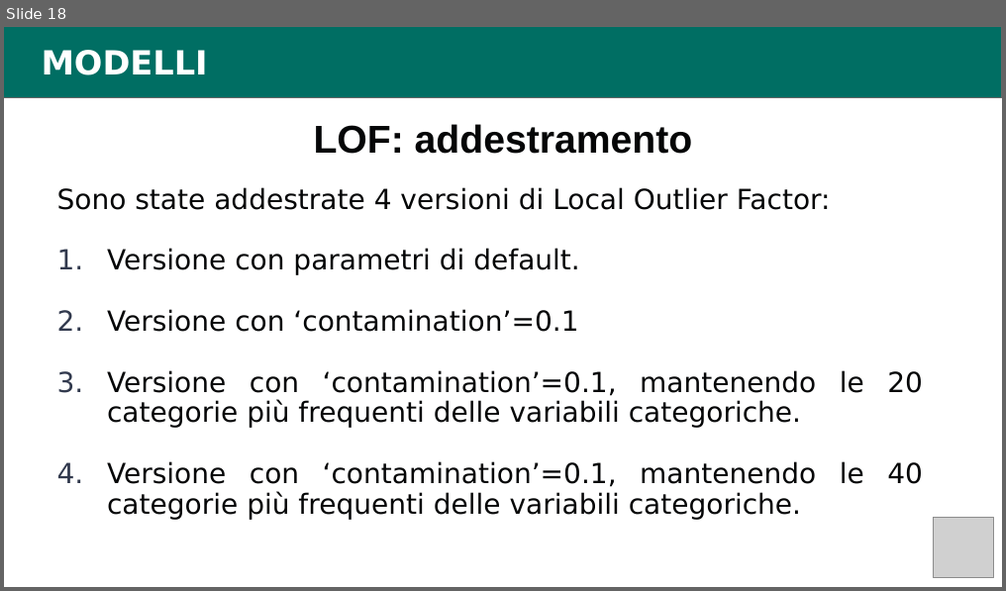
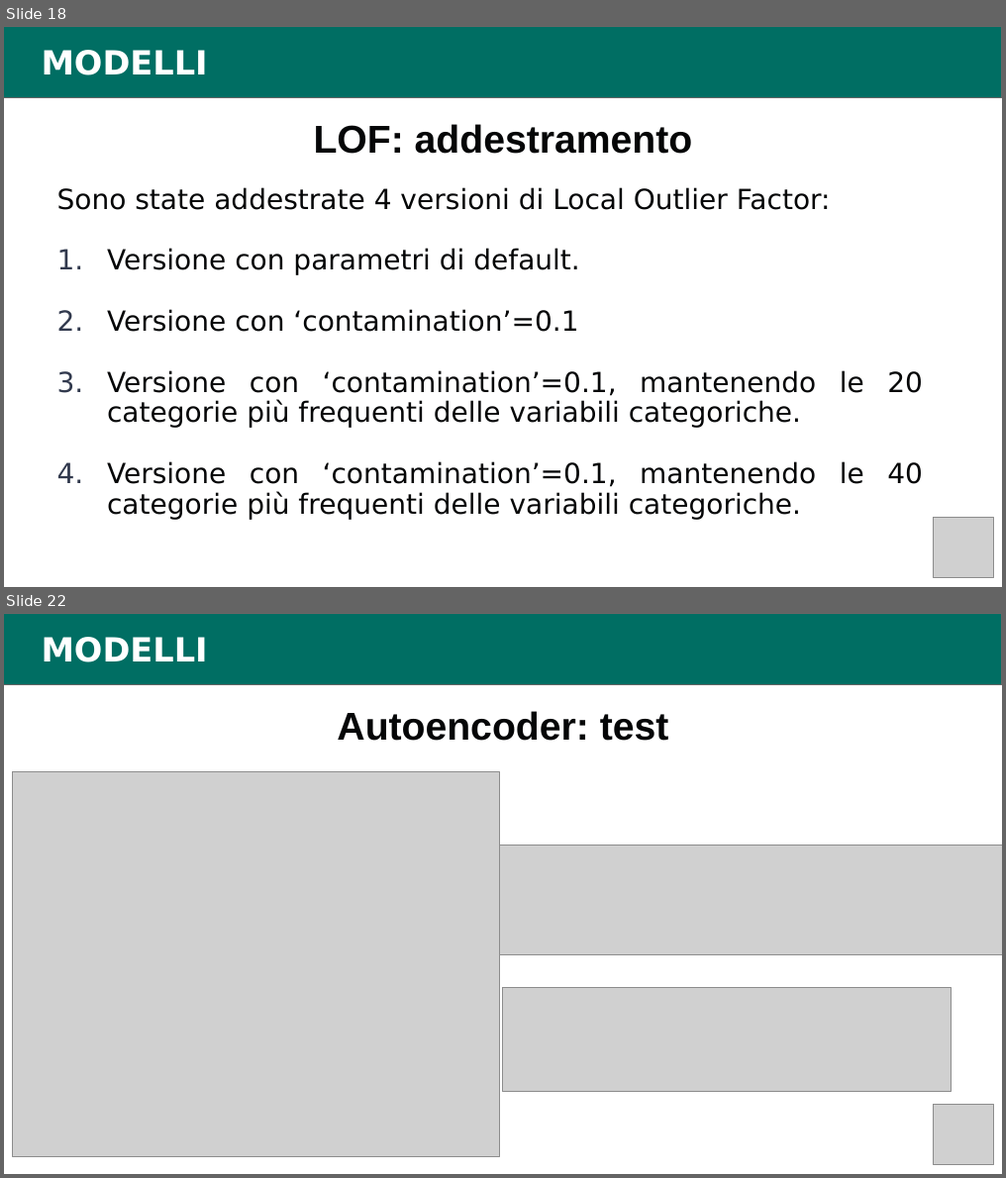
Before and after one commit to tommasomartinelli/Anomaly-Detection-ISCXTor2016, a slide deck: Doc/Presentazione_Intelligent_and_Secure_Network_Martinelli_Tommaso.pptx. Shown one above the other, each under a label of ours: slide 18 before the commit, slides 18 and 22 after it; the slides between them are not shown. The pictures are 1006x591 and 1006x1178 pixels, drawn with LibreOffice and Linux fonts; fonts in the diff are those of the drawing; grey boxes stand for pictures. Boxes give left, top, right and bottom in pixels: in the first picture for what was removed or moved away, otherwise in the second. Text is boxed around its words. In the diff, an @@ line names an element or a change of style, - is before the commit and + after.

```diff
--- a/Doc/Presentazione_Intelligent_and_Secure_Network_Martinelli_Tommaso.pptx
+++ b/Doc/Presentazione_Intelligent_and_Secure_Network_Martinelli_Tommaso.pptx
@@ slide 22 added at bbox=[4, 613, 1002, 1174], background #FFFFFF @@
@@ rectangle added at bbox=[4, 613, 1002, 685], fill #006E63, outline #666666 0.75 pt @@
@@ text added at bbox=[42, 637, 208, 663], 24 pt, text #FFFFFF, bold @@
+MODELLI
@@ text added at bbox=[337, 711, 669, 741], 28 pt, text #050607, bold @@
+Autoencoder: test
@@ picture added at bbox=[12, 771, 499, 1157] @@
@@ picture added at bbox=[499, 846, 1002, 956] @@
@@ picture added at bbox=[503, 987, 951, 1091] @@
@@ picture added at bbox=[933, 1105, 994, 1165] @@
```
Also in this commit, not shown: 2 slides changed, 5 other slides added.
